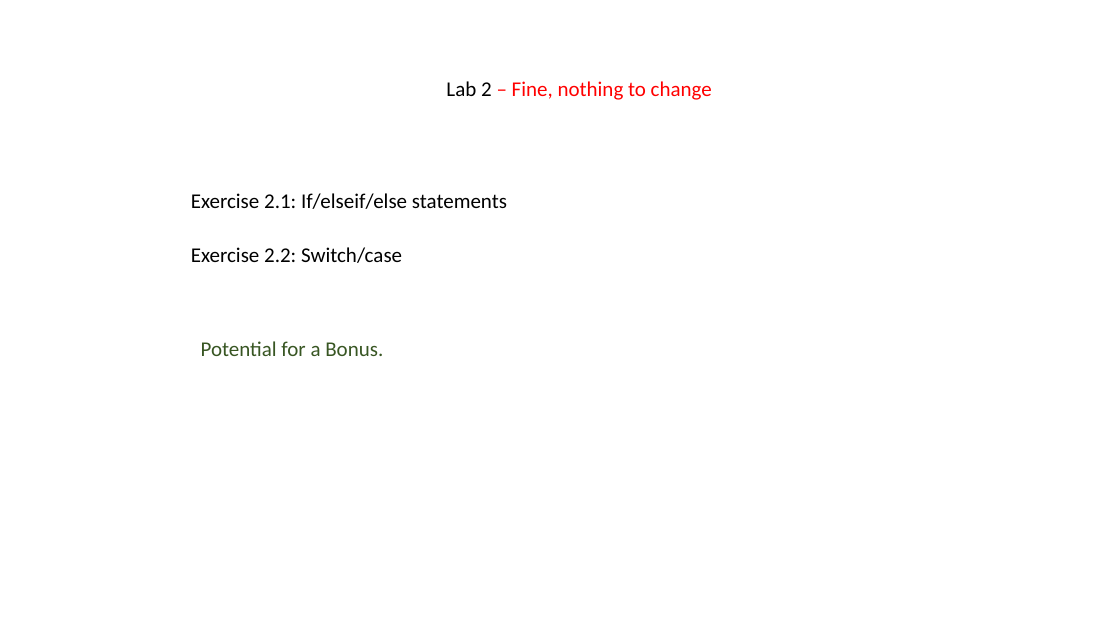
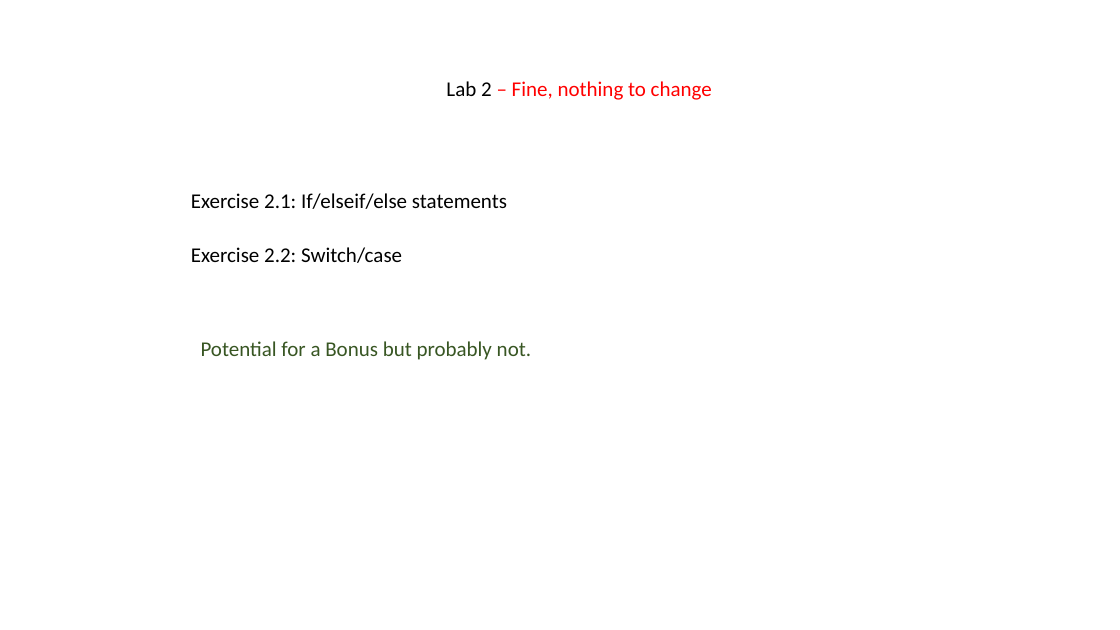
Before and after one commit to adammetcalf/Summer-Reseach, a slide deck: slide 2 of Lesson Layout.pptx. Drawn at 1120x630 pixels with LibreOffice and Linux fonts; fonts in the diff are those of the drawing. Boxes give left, top, right and bottom in pixels: in the first picture for what was removed or moved away, otherwise in the second. Text is boxed around its words. In the diff, an @@ line names an element or a change of style, - is before the commit and + after.

```diff
--- a/Lesson Layout.pptx
+++ b/Lesson Layout.pptx
@@ text at [201,341,531,360]: text changed @@
-Potential for a Bonus.
+Potential for a Bonus but probably not.
```
Also in this commit, not shown: 2 other slides changed, 1 other file.
